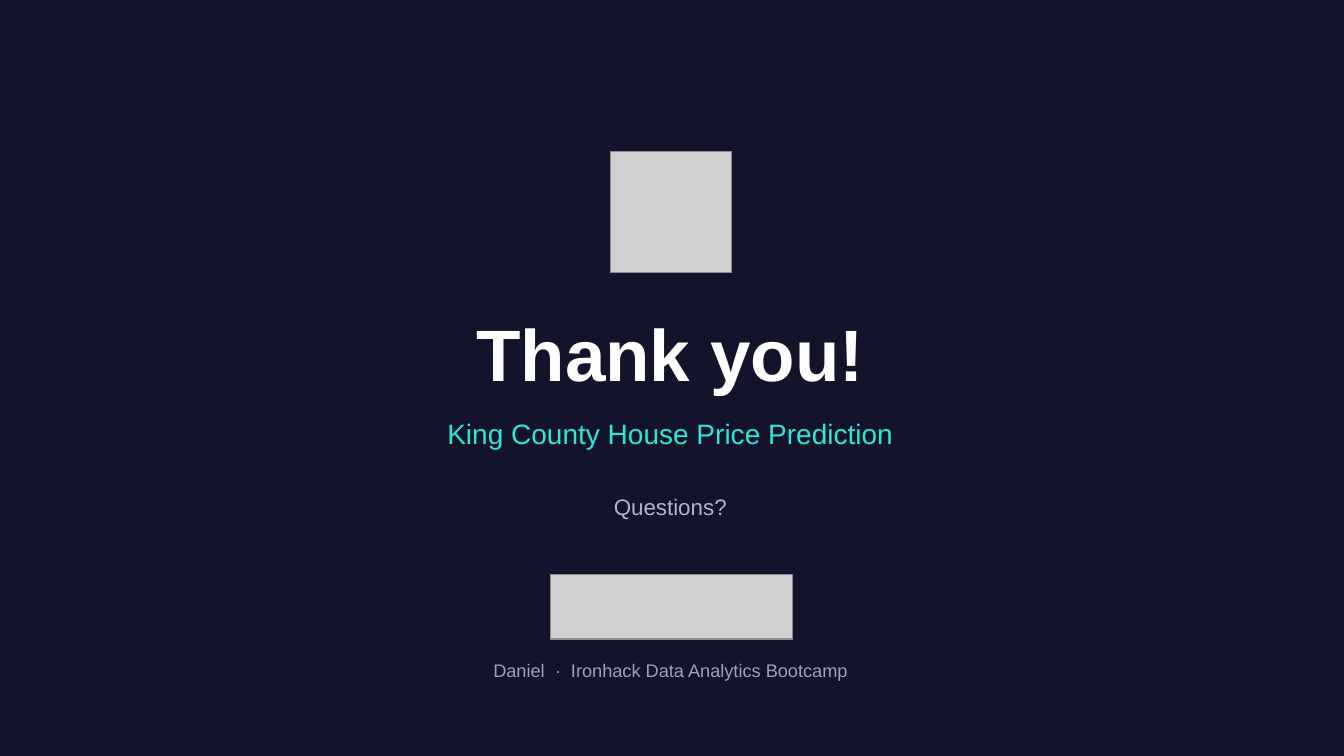
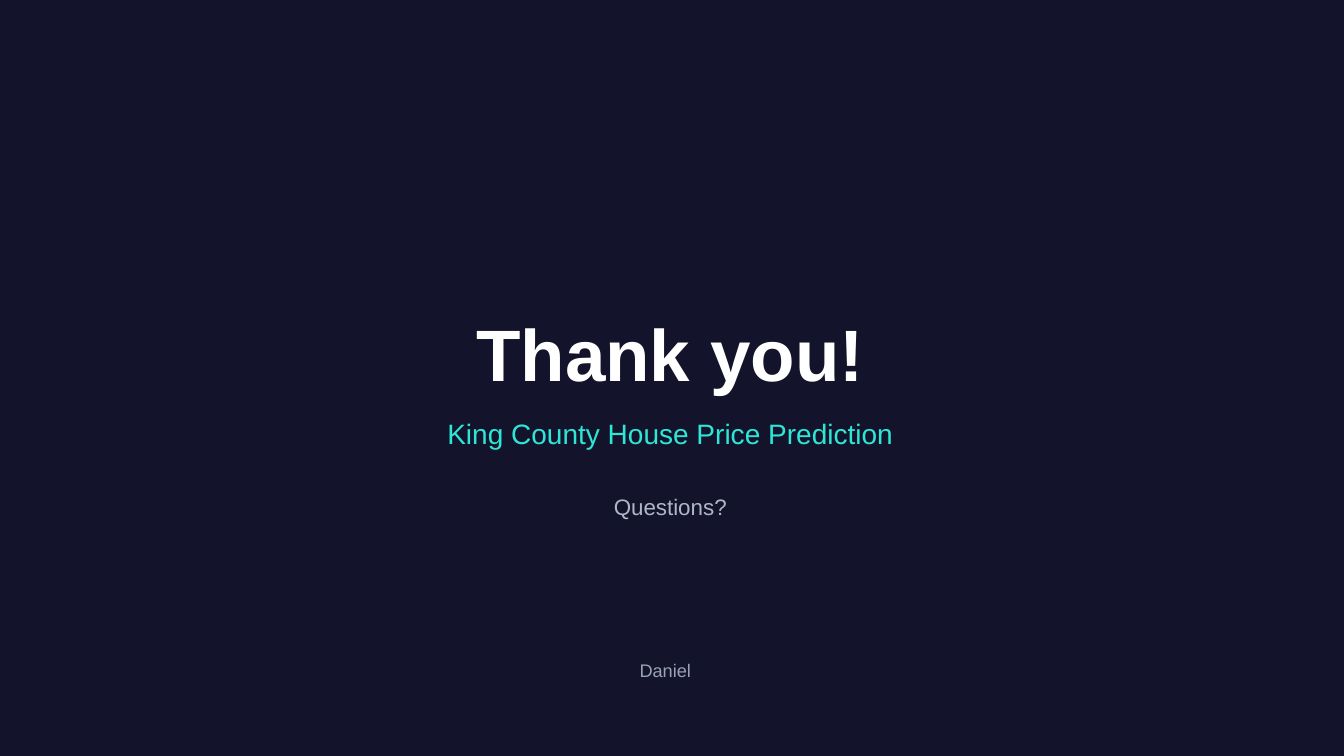
Before and after one commit to danielfernandezf/house_price_predictions, a slide deck: slide 12 of King_County_House_Price_Prediction.pptx. Drawn at 1344x756 pixels with LibreOffice and Linux fonts; fonts in the diff are those of the drawing; grey boxes stand for pictures. Boxes give left, top, right and bottom in pixels: in the first picture for what was removed or moved away, otherwise in the second. Text is boxed around its words. In the diff, an @@ line names an element or a change of style, - is before the commit and + after.

```diff
--- a/King_County_House_Price_Prediction.pptx
+++ b/King_County_House_Price_Prediction.pptx
@@ picture removed at [611, 151, 732, 272] @@
@@ picture removed at [551, 575, 792, 639] @@
@@ text at [640, 664, 691, 677]: text changed @@
-Daniel · Ironhack Data Analytics Bootcamp
+Daniel
```
Also in this commit, not shown: 11 other slides changed.
